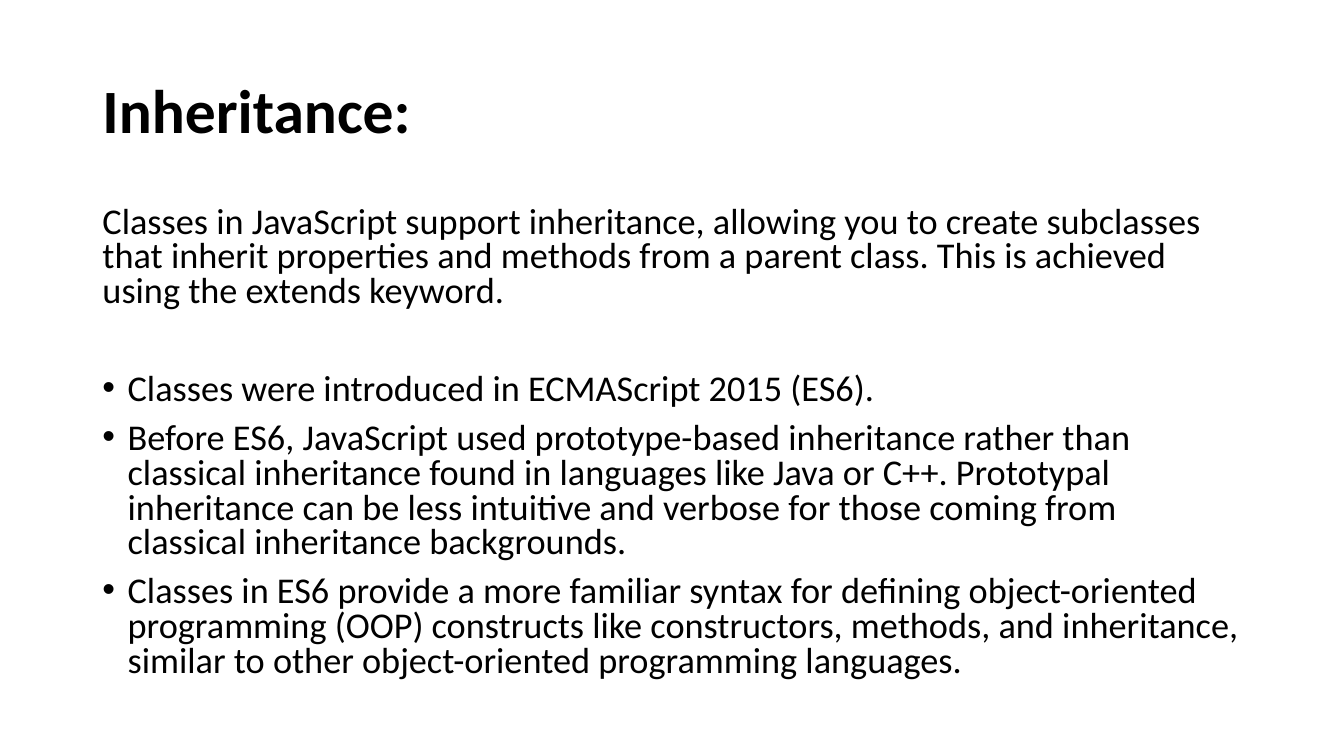
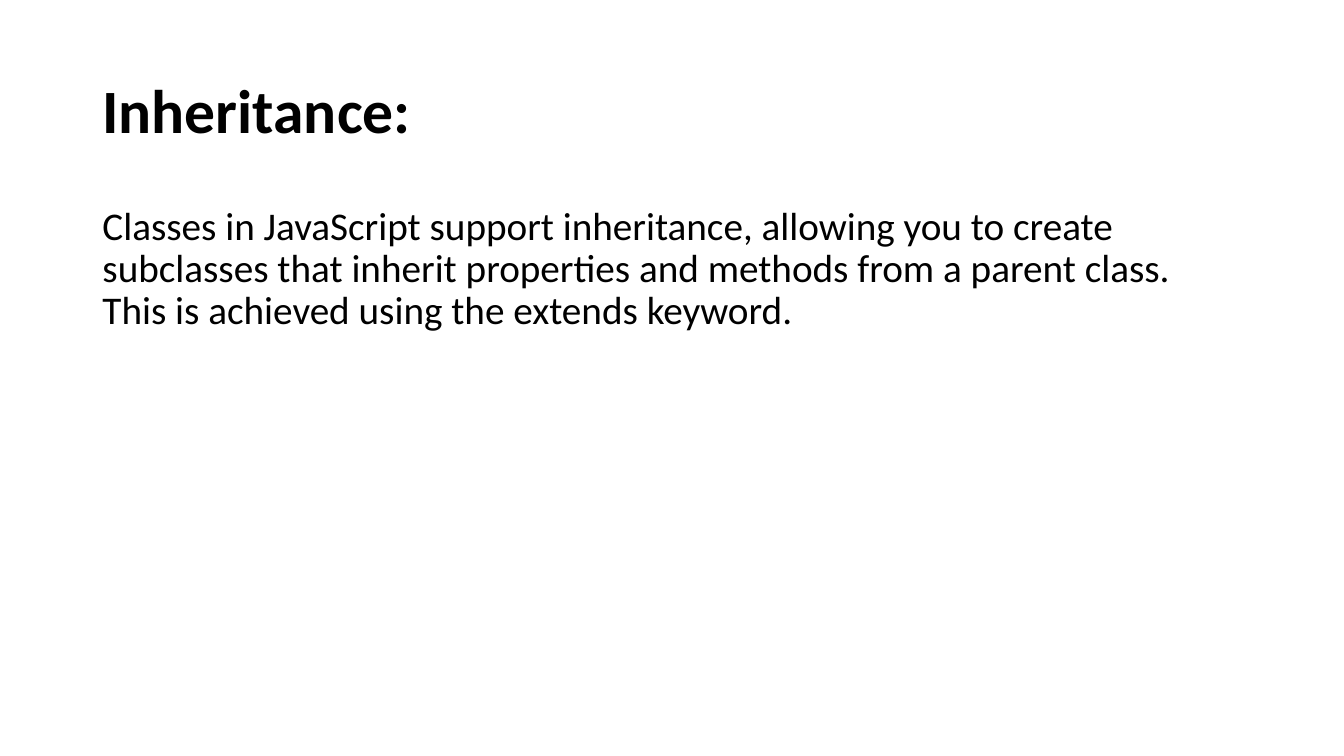
Before and after one commit to SethLK/JavaScript-Wizard-Course-for-Beginners, a slide deck: slide 57 of JavaScript Master Course for Beginners.pptx. Drawn at 1344x756 pixels with LibreOffice and Linux fonts; fonts in the diff are those of the drawing. Boxes give left, top, right and bottom in pixels: in the first picture for what was removed or moved away, otherwise in the second. Text is boxed around its words. In the diff, an @@ line names an element or a change of style, - is before the commit and + after.

```diff
--- a/JavaScript Master Course for Beginners.pptx
+++ b/JavaScript Master Course for Beginners.pptx
@@ text "Classes in JavaScript support inheritance, ..." at [102,212,1170,331]: size 25.9 to 28 pt; line spacing 0.8 to 0.9 @@
@@ text at [128,374,1238,680]: paragraphs removed @@
-• Classes were introduced in ECMAScript 2015 (ES6).
-• Before ES6, JavaScript used prototype-based inheritance rather than classical inheritance found in languages like Java or C++. Prototypal inheritance can be less intuitive and verbose for those coming from classical inheritance backgrounds.
-• Classes in ES6 provide a more familiar syntax for defining object-oriented programming (OOP) constructs like constructors, methods, and inheritance, similar to other object-oriented programming languages.
```
Also in this commit, not shown: 1 other slide changed, 4 other files.
